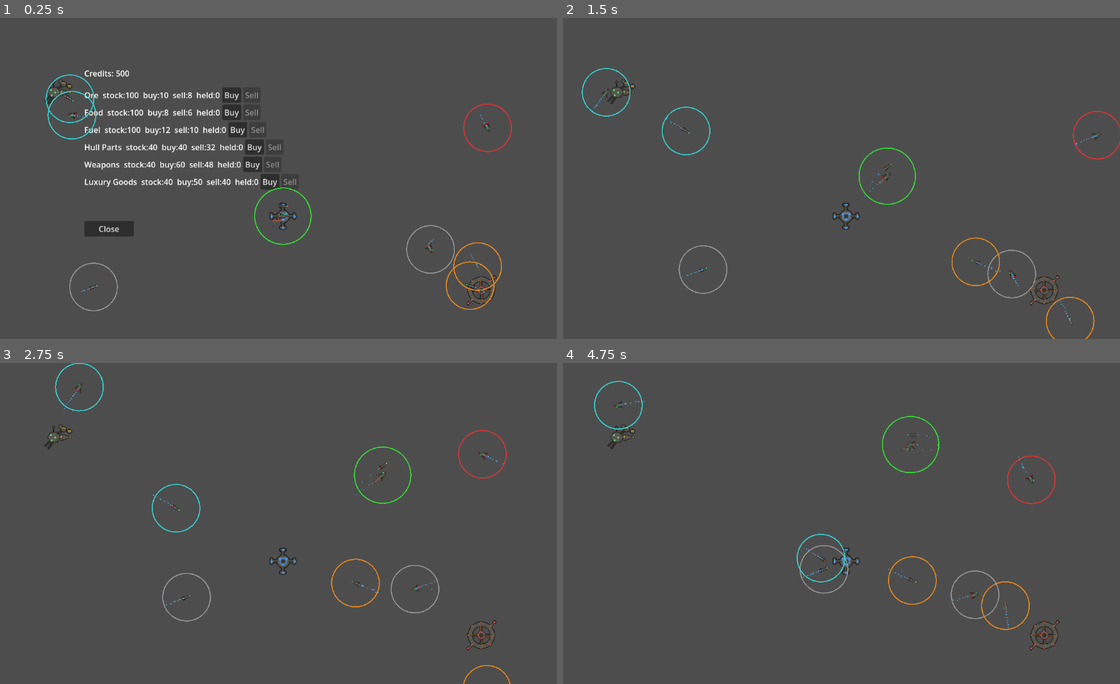
Above: before the commit, frames 1-4 (two rows, left to right).
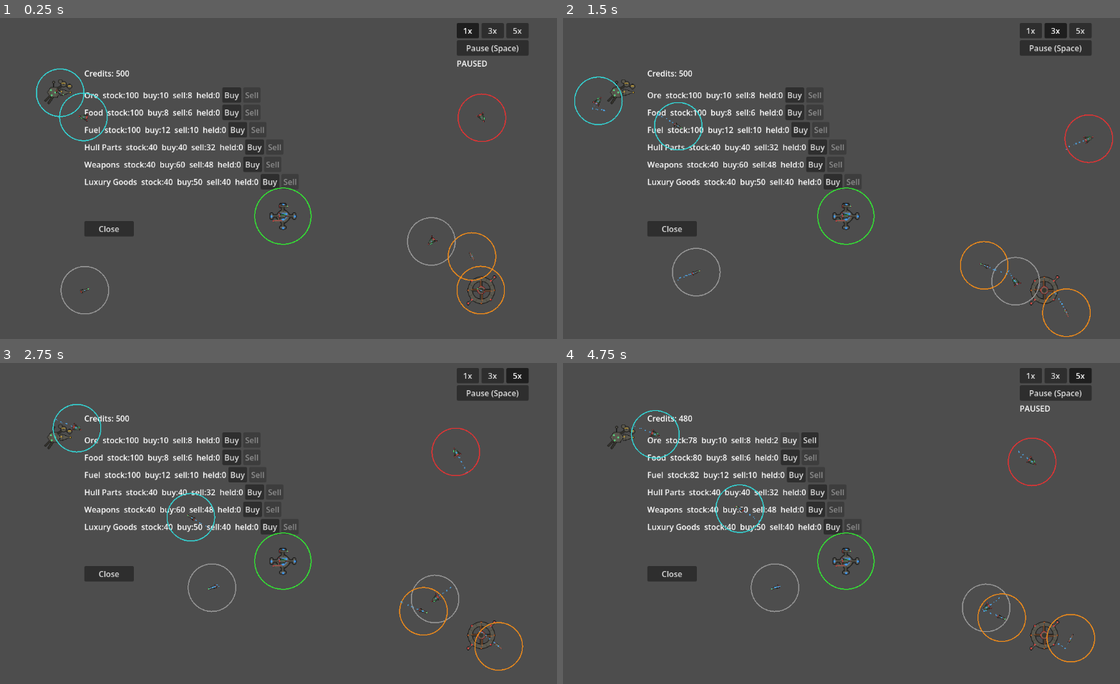
Above: after the commit, the same moments.

Repository: darthlemi/SpaceGame
Game: Godot game, scene res://scenes/campaign/campaign_scene.tscn
Same seed, same stepped clock (60 frames per second), same inputs: the game is played once before the commit and once after it.
Inputs (mouse positions are in pixels of both pictures, inside the frame that each line leads up to):
- Up to frame 1 (0.25 s): no input
- Up to frame 2 (1.5 s): click (1030, 30) at 0.5 s, where only the run after the commit has a clickable "1x"; click (1053, 30) at 1.25 s, where only the run after the commit has a clickable "3x"
- Up to frame 3 (2.75 s): click (518, 375) at 2 s, where only the run after the commit has a clickable "5x"
- Up to frame 4 (4.75 s): click (1053, 391) at 2.75 s, where only the run after the commit has a clickable "Pause (Space)"; click (796, 440) at 3.5 s, where only the run after the commit has a clickable "Buy"; click (791, 440) at 4.25 s, where only the run after the commit has a clickable "Buy"

The runs differ from the first frame. In frame 1, 2.8% of the frame differs, in the area x 6-95%, y 1-93%; in frame 2, 6.0%; in frame 3, 6.0%; in frame 4, 6.2%, in the area x 5-96%, y 1-94%.

Commit message:
Add campaign/combat speed controls (1x/3x/5x) and pause
Each scene gets its own SpeedControls widget driving Engine.time_scale
and SceneTree.paused directly, independent between campaign and combat
(both reset on scene entry). Spacebar toggles pause via the widget's
own always-on input handling.

On the campaign map, docking at a base now auto-pauses (and undocking
unpauses); issuing a move command while paused unpauses at 1x so the
player is never stuck. CampaignScene itself runs with
PROCESS_MODE_ALWAYS so its click handler stays responsive while
paused, with CampaignFleetIcon explicitly pinned back to
PROCESS_MODE_PAUSABLE so that doesn't cascade into fleets ignoring
pause.

Diff:
--- a/scenes/campaign/campaign_scene.tscn
+++ b/scenes/campaign/campaign_scene.tscn
@@ -3,6 +3,7 @@
 [ext_resource type="Script" path="res://scripts/campaign/campaign_scene.gd" id="1"]
 [ext_resource type="PackedScene" path="res://scenes/campaign/trade_panel.tscn" id="2"]
 [ext_resource type="PackedScene" path="res://scenes/campaign/loot_panel.tscn" id="3"]
+[ext_resource type="PackedScene" path="res://scenes/ui/speed_controls.tscn" id="4"]
 
 [node name="CampaignScene" type="Node2D"]
 script = ExtResource("1")
@@ -36,3 +37,5 @@
 [node name="TradePanel" type="Control" parent="." instance=ExtResource("2")]
 
 [node name="LootPanel" type="Control" parent="." instance=ExtResource("3")]
+
+[node name="SpeedControls" parent="." instance=ExtResource("4")]
--- a/scenes/combat/combat_scene.tscn
+++ b/scenes/combat/combat_scene.tscn
@@ -3,6 +3,7 @@
 [ext_resource type="Script" path="res://scripts/combat/combat_scene.gd" id="1"]
 [ext_resource type="Script" path="res://scripts/controllers/fleet_commander.gd" id="2"]
 [ext_resource type="PackedScene" path="res://scenes/ui/debug_console.tscn" id="3"]
+[ext_resource type="PackedScene" path="res://scenes/ui/speed_controls.tscn" id="4"]
 
 [sub_resource type="RectangleShape2D" id="RectangleShape2D_horizontal"]
 size = Vector2(1160, 50)
@@ -26,6 +27,8 @@
 visible = false
 
 [node name="DebugConsole" parent="." instance=ExtResource("3")]
+
+[node name="SpeedControls" parent="." instance=ExtResource("4")]
 
 [node name="Bounds" type="Node2D" parent="."]
 
--- /dev/null
+++ b/scenes/ui/speed_controls.tscn
@@ -0,0 +1,59 @@
+[gd_scene load_steps=3 format=3]
+
+[ext_resource type="Script" path="res://scripts/ui/speed_controls.gd" id="1"]
+
+[sub_resource type="ButtonGroup" id="ButtonGroup_speed"]
+
+[node name="SpeedControls" type="Control"]
+offset_left = 950.0
+offset_top = 10.0
+offset_right = 1150.0
+offset_bottom = 80.0
+mouse_filter = 2
+script = ExtResource("1")
+
+[node name="Speed1xButton" type="Button" parent="."]
+offset_left = 0.0
+offset_top = 0.0
+offset_right = 45.0
+offset_bottom = 30.0
+focus_mode = 0
+toggle_mode = true
+button_group = SubResource("ButtonGroup_speed")
+text = "1x"
+
+[node name="Speed3xButton" type="Button" parent="."]
+offset_left = 50.0
+offset_top = 0.0
+offset_right = 95.0
+offset_bottom = 30.0
+focus_mode = 0
+toggle_mode = true
+button_group = SubResource("ButtonGroup_speed")
+text = "3x"
+
+[node name="Speed5xButton" type="Button" parent="."]
+offset_left = 100.0
+offset_top = 0.0
+offset_right = 145.0
+offset_bottom = 30.0
+focus_mode = 0
+toggle_mode = true
+button_group = SubResource("ButtonGroup_speed")
+text = "5x"
+
+[node name="PauseButton" type="Button" parent="."]
+offset_left = 0.0
+offset_top = 35.0
+offset_right = 145.0
+offset_bottom = 65.0
+focus_mode = 0
+text = "Pause (Space)"
+
+[node name="PausedLabel" type="Label" parent="."]
+offset_left = 0.0
+offset_top = 70.0
+offset_right = 145.0
+offset_bottom = 95.0
+text = "PAUSED"
+visible = false
--- a/scripts/campaign/campaign_fleet_icon.gd
+++ b/scripts/campaign/campaign_fleet_icon.gd
@@ -61,6 +61,14 @@
 var _faction_circle_radius: float = 0.0
 
 signal trader_arrived(at_home: bool)
+
+func _ready() -> void:
+	# CampaignScene itself runs with PROCESS_MODE_ALWAYS (so its pause-aware
+	# input handling keeps working while the tree is paused), which would
+	# otherwise cascade down to every fleet icon via PROCESS_MODE_INHERIT and
+	# make them immune to pause too. Pin icons back to the normal pausable
+	# behavior explicitly.
+	process_mode = Node.PROCESS_MODE_PAUSABLE
 
 func setup(campaign_fleet: CampaignFleet, home_pos: Vector2) -> void:
 	fleet = campaign_fleet
--- a/scripts/campaign/campaign_scene.gd
+++ b/scripts/campaign/campaign_scene.gd
@@ -15,8 +15,11 @@
 @onready var loot_panel: LootPanel = $LootPanel
 
 var _pending_enemy_icon: CampaignFleetIcon
+var _mouse_held: bool = false
 
 func _ready() -> void:
+	process_mode = Node.PROCESS_MODE_ALWAYS
+
 	if CampaignState.player_fleet == null:
 		_bootstrap_default_campaign()
 
@@ -234,6 +237,7 @@
 		var economy := _economy_for_base(area)
 		if economy != null:
 			trade_panel.open_for(economy, CampaignState.player_fleet)
+			get_tree().paused = true
 
 func _on_player_area_exited(area: Area2D) -> void:
 	if area == _pending_enemy_icon:
@@ -241,6 +245,7 @@
 		engage_prompt.visible = false
 	elif area is HomeBase or area is FactionBase:
 		trade_panel.close()
+		get_tree().paused = false
 
 func _on_enemy_area_entered(other: Area2D, icon: CampaignFleetIcon) -> void:
 	if other is CampaignFleetIcon and other != icon and other != player_icon:
@@ -254,8 +259,15 @@
 		engage_prompt.visible = false
 
 func _physics_process(delta: float) -> void:
+	if get_tree().paused:
+		return
 	CampaignState.tick_skirmishes(delta)
 	CampaignState.tick_economy(delta)
+	if _mouse_held:
+		if Input.is_mouse_button_pressed(MOUSE_BUTTON_LEFT):
+			player_icon.set_move_target(get_global_mouse_position())
+		else:
+			_mouse_held = false
 
 func _on_engage_pressed() -> void:
 	if _pending_enemy_icon == null:
@@ -272,4 +284,8 @@
 
 func _unhandled_input(event: InputEvent) -> void:
 	if event is InputEventMouseButton and event.pressed and event.button_index == MOUSE_BUTTON_LEFT:
+		if get_tree().paused:
+			get_tree().paused = false
+			Engine.time_scale = 1.0
+		_mouse_held = true
 		player_icon.set_move_target(get_global_mouse_position())
--- /dev/null
+++ b/scripts/ui/speed_controls.gd
@@ -0,0 +1,40 @@
+extends Control
+
+@onready var speed_1x_button: Button = $Speed1xButton
+@onready var speed_3x_button: Button = $Speed3xButton
+@onready var speed_5x_button: Button = $Speed5xButton
+@onready var pause_button: Button = $PauseButton
+@onready var paused_label: Label = $PausedLabel
+
+func _ready() -> void:
+	process_mode = Node.PROCESS_MODE_ALWAYS
+	Engine.time_scale = 1.0
+	get_tree().paused = false
+	speed_1x_button.pressed.connect(_on_speed_pressed.bind(1.0))
+	speed_3x_button.pressed.connect(_on_speed_pressed.bind(3.0))
+	speed_5x_button.pressed.connect(_on_speed_pressed.bind(5.0))
+	pause_button.pressed.connect(_on_pause_pressed)
+	_update_display()
+
+func _process(_delta: float) -> void:
+	_update_display()
+
+func _on_speed_pressed(time_scale: float) -> void:
+	Engine.time_scale = time_scale
+	get_tree().paused = false
+	_update_display()
+
+func _on_pause_pressed() -> void:
+	get_tree().paused = not get_tree().paused
+	_update_display()
+
+func _unhandled_input(event: InputEvent) -> void:
+	if event is InputEventKey and event.pressed and not event.echo and event.keycode == KEY_SPACE:
+		get_tree().paused = not get_tree().paused
+		_update_display()
+
+func _update_display() -> void:
+	paused_label.visible = get_tree().paused
+	speed_1x_button.button_pressed = is_equal_approx(Engine.time_scale, 1.0)
+	speed_3x_button.button_pressed = is_equal_approx(Engine.time_scale, 3.0)
+	speed_5x_button.button_pressed = is_equal_approx(Engine.time_scale, 5.0)
--- a/tests/run_tests.gd
+++ b/tests/run_tests.gd
@@ -69,6 +69,12 @@
 	for f in ship_type_scenes_failures:
 		print("FAIL [%s]: %s" % [ship_type_scenes_test.resource_path, f])
 	total_failures += ship_type_scenes_failures.size()
+
+	var speed_controls_test = preload("res://tests/test_speed_controls.gd")
+	var speed_controls_failures: Array[String] = await speed_controls_test.run_async(self)
+	for f in speed_controls_failures:
+		print("FAIL [%s]: %s" % [speed_controls_test.resource_path, f])
+	total_failures += speed_controls_failures.size()
 
 	# Loaded (not preloaded) because combat_scene.gd now bare-references the
 	# CampaignState autoload at the top of its _ready(); preload() would resolve
--- a/tests/test_campaign_economy_bootstrap.gd
+++ b/tests/test_campaign_economy_bootstrap.gd
@@ -10,6 +10,10 @@
 	var scene: Node2D = CampaignSceneScene.instantiate()
 	tree.root.add_child(scene)
 	await tree.process_frame
+	# The player fleet spawns already docked at HomeBase, which now auto-pauses
+	# the tree on area_entered -- clear that incidental pause so the economy
+	# tick loop below actually progresses.
+	tree.paused = false
 
 	if campaign_state.home_base_economy == null:
 		failures.append("expected bootstrap to set CampaignState.home_base_economy")
@@ -59,6 +63,10 @@
 		var ore_before: float = freehold.economy.stock.get(Commodity.Type.ORE, 0.0)
 		var elapsed := 0.0
 		while elapsed < CampaignState.ECONOMY_TICK_INTERVAL + 1.0:
+			# The player fleet spawned docked at HomeBase; its area_entered signal
+			# can fire a frame late and auto-pause the tree mid-loop. Clear it each
+			# iteration so the economy keeps ticking regardless of that timing.
+			tree.paused = false
 			await tree.physics_frame
 			elapsed += 1.0 / 60.0
 		var ore_after: float = freehold.economy.stock.get(Commodity.Type.ORE, 0.0)
--- a/tests/test_campaign_scene.gd
+++ b/tests/test_campaign_scene.gd
@@ -9,6 +9,12 @@
 
 	var scene: Node2D = CampaignSceneScene.instantiate()
 	tree.root.add_child(scene)
+	# The player fleet spawns already docked at HomeBase, which now auto-pauses
+	# the tree on area_entered. That signal fires on a physics step rather than
+	# immediately, so move the icon away before any frame elapses to avoid the
+	# race entirely instead of reactively clearing a pause that might land at
+	# an unpredictable point later in this test.
+	scene.player_icon.global_position = Vector2(-9000, -9000)
 	await tree.process_frame
 
 	if scene.player_icon == null:
@@ -320,6 +326,7 @@
 	var loot_scene: Node2D = CampaignSceneScene.instantiate()
 	tree.root.add_child(loot_scene)
 	await tree.process_frame
+	tree.paused = false
 
 	if not loot_scene.loot_panel.visible:
 		failures.append("expected CampaignScene._ready() to open the LootPanel for a pending_loot_fleet set before the scene loaded")
--- a/tests/test_campaign_scene_trading.gd
+++ b/tests/test_campaign_scene_trading.gd
@@ -10,6 +10,10 @@
 	var scene: Node2D = CampaignSceneScene.instantiate()
 	tree.root.add_child(scene)
 	await tree.process_frame
+	# The player fleet spawns already docked at HomeBase, which now auto-pauses
+	# the tree on area_entered -- clear that incidental pause so the
+	# teleport-and-await-physics-frame checks below actually progress.
+	tree.paused = false
 
 	var trade_panel: TradePanel = scene.get_node("TradePanel")
 	if trade_panel.visible:
@@ -27,6 +31,10 @@
 
 	if not trade_panel.visible:
 		failures.append("expected TradePanel visible after docking at HomeBase")
+	# Docking now auto-pauses the tree; undo that so the physics-frame-driven
+	# "leave the base" teleport below can actually register the area_exited
+	# transition (mirrors how a real move command would unpause).
+	tree.paused = false
 
 	scene.player_icon.global_position = Vector2(-5000, -5000)
 	for i in 5:
@@ -58,6 +66,7 @@
 			if trade_panel._docked_base_economy != expected_economy:
 				failures.append("expected TradePanel to open with the docked FactionBase's own economy")
 
+	tree.paused = false
 	campaign_state.reset()
 	scene.queue_free()
 	return failures
--- /dev/null
+++ b/tests/test_speed_controls.gd
@@ -0,0 +1,55 @@
+extends RefCounted
+
+const SpeedControlsScene = preload("res://scenes/ui/speed_controls.tscn")
+
+static func run_async(tree: SceneTree) -> Array[String]:
+	var failures: Array[String] = []
+	var scene: Control = SpeedControlsScene.instantiate()
+	tree.root.add_child(scene)
+	await tree.process_frame
+
+	if not is_equal_approx(Engine.time_scale, 1.0):
+		failures.append("expected default time_scale to be 1.0, got %s" % Engine.time_scale)
+	if tree.paused:
+		failures.append("expected tree to start unpaused")
+
+	var speed_3x: Button = scene.get_node("Speed3xButton")
+	var speed_5x: Button = scene.get_node("Speed5xButton")
+	var pause_button: Button = scene.get_node("PauseButton")
+	var paused_label: Label = scene.get_node("PausedLabel")
+
+	speed_3x.pressed.emit()
+	if not is_equal_approx(Engine.time_scale, 3.0):
+		failures.append("expected 3x button to set time_scale to 3.0, got %s" % Engine.time_scale)
+
+	speed_5x.pressed.emit()
+	if not is_equal_approx(Engine.time_scale, 5.0):
+		failures.append("expected 5x button to set time_scale to 5.0, got %s" % Engine.time_scale)
+
+	pause_button.pressed.emit()
+	if not tree.paused:
+		failures.append("expected pause button to pause the tree")
+
+	await tree.process_frame
+	if not paused_label.visible:
+		failures.append("expected PAUSED label to be visible while paused")
+
+	pause_button.pressed.emit()
+	if tree.paused:
+		failures.append("expected pause button to unpause the tree on second press")
+
+	scene._unhandled_input(InputEventKey.new())
+	if tree.paused:
+		failures.append("expected a non-space key event to be ignored")
+
+	var space_event := InputEventKey.new()
+	space_event.keycode = KEY_SPACE
+	space_event.pressed = true
+	scene._unhandled_input(space_event)
+	if not tree.paused:
+		failures.append("expected spacebar to pause the tree")
+
+	tree.paused = false
+	Engine.time_scale = 1.0
+	scene.queue_free()
+	return failures
